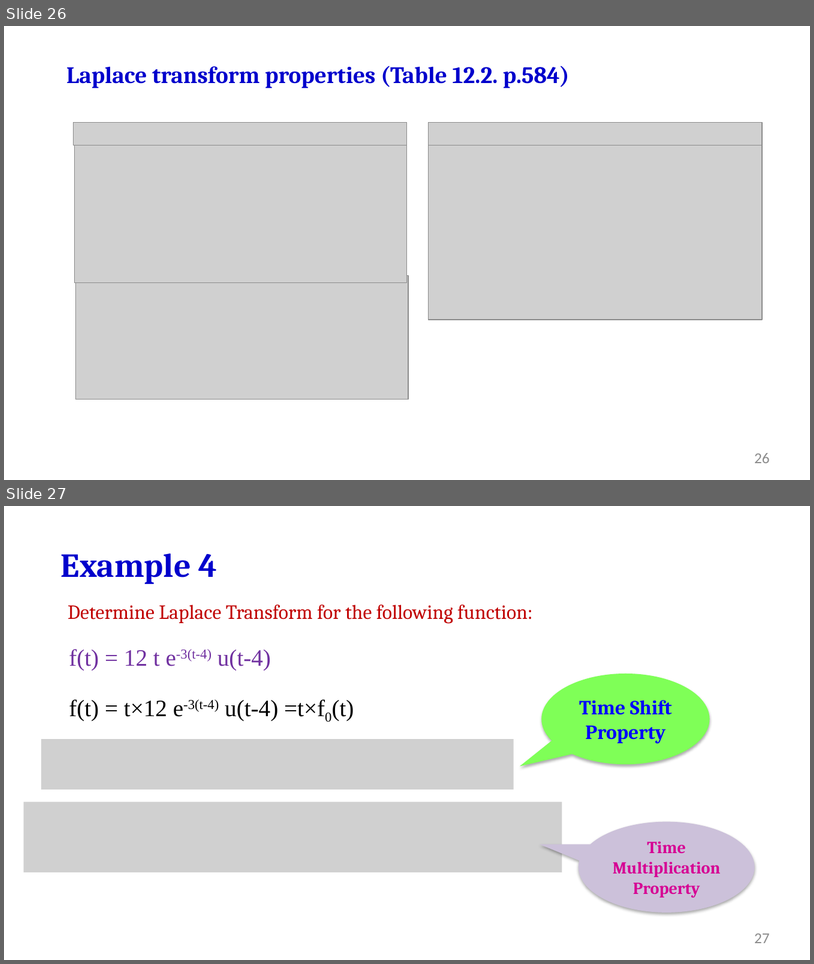
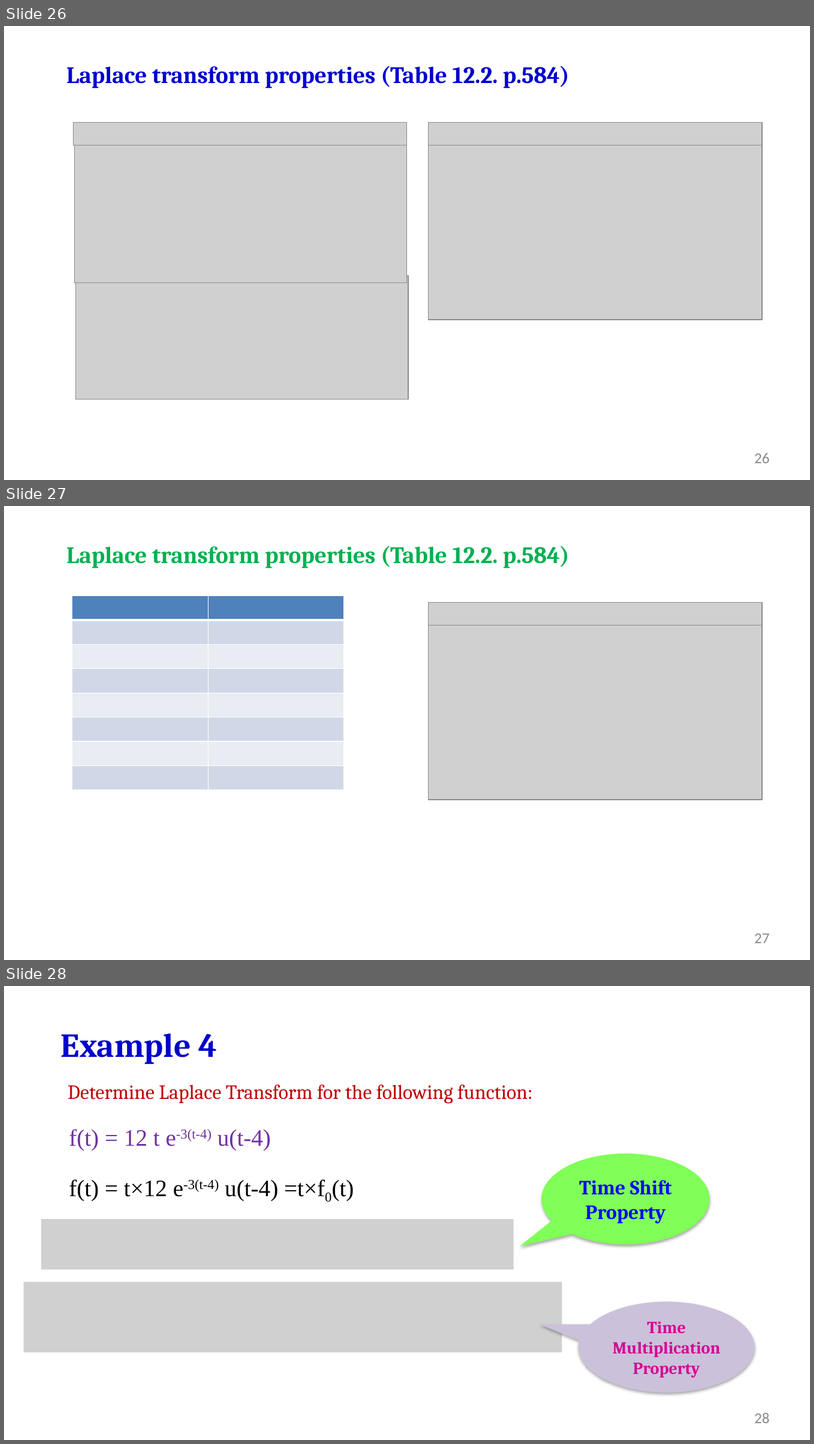
Before and after one commit to salmanrazzaq1993/AUM-WORK, a slide deck: PP WORK/Instructor Version/Week 2/Week 2 lecture 2 LT.pptx. Shown one above the other, each under a label of ours: slides 26 and 27 before the commit, slides 26, 27 and 28 after it. The pictures are 814x964 and 814x1444 pixels, drawn with LibreOffice and Linux fonts; fonts in the diff are those of the drawing; grey boxes stand for pictures; background and template pictures are left out. Boxes give left, top, right and bottom in pixels: in the first picture for what was removed or moved away, otherwise in the second. Text is boxed around its words. In the diff, an @@ line names an element or a change of style, - is before the commit and + after.

```diff
--- a/PP WORK/Instructor Version/Week 2/Week 2 lecture 2 LT.pptx
+++ b/PP WORK/Instructor Version/Week 2/Week 2 lecture 2 LT.pptx
@@ slide 27 added at bbox=[4, 506, 810, 960], background picture (left out) @@
@@ text added at bbox=[66, 546, 570, 568], 28 pt, text #00B050, bold @@
+Laplace transform properties (Table 12.2. p.584)
@@ table added at bbox=[72, 596, 345, 790], 8 rows, 2 columns @@
+ | 
+ | 
+ | 
+ | 
+ | 
+ | 
+ | 
+ | 
@@ picture added at bbox=[429, 602, 762, 625] @@
@@ picture added at bbox=[429, 625, 762, 800] @@
@@ page number added at bbox=[755, 933, 770, 943], 18 pt, text #8C8C8C @@
+27
@@ what was slide 27 is now slide 28 @@
@@ page number at bbox=[755, 1413, 770, 1423]: text changed @@
-27
+28
```
Also in this commit, not shown: 1 slide changed.
